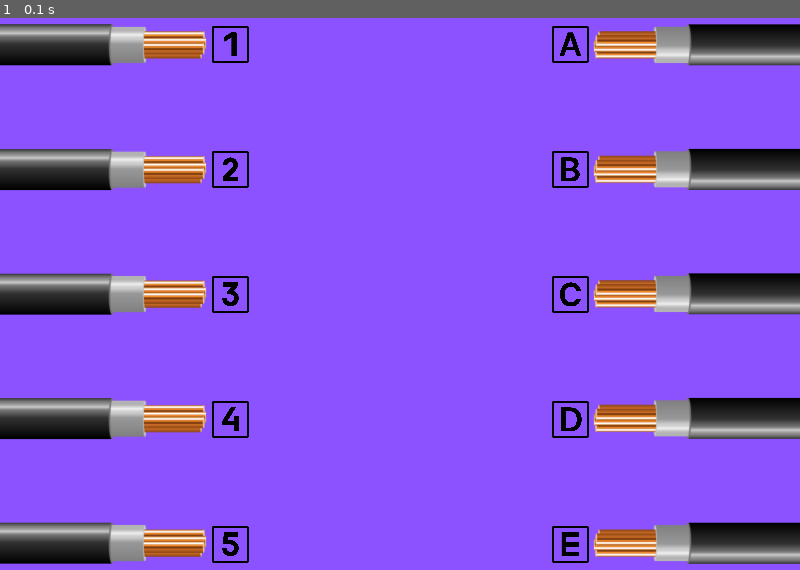
Above: before the commit, frame 1.
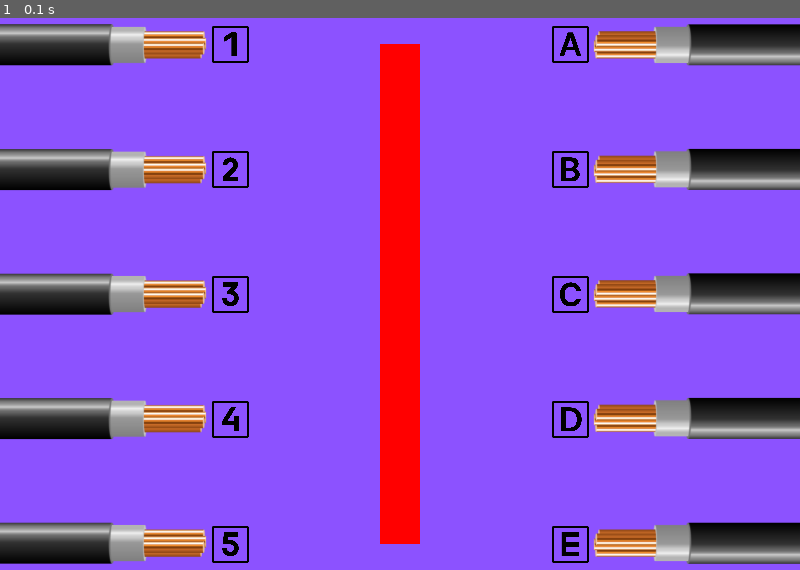
Above: after the commit, the same moment.

Repository: Moon-suny/projet_info_Becile
Game: pygame game, started from Jeu1/Main_Jeu_1.py
Same seed, same stepped clock (60 frames per second), same inputs: the game is played once before the commit and once after it.
Inputs:
- Up to frame 1 (0.1 s): no input

The runs differ from the first frame. In frame 1, 4.5% of the frame differs, in the area x 47-53%, y 4-96%.

Commit message:
Ajout de la fonction de dessin de la barre de progression dans lib et intégration dans le jeu 1

Diff:
--- a/Jeu1/Main_Jeu_1.py
+++ b/Jeu1/Main_Jeu_1.py
@@ -1,6 +1,6 @@
 import pygame
 import sys
-from lib_jeu1_pygame import create_button, check_button_clicked, check_response, DEFAULT_BUTTON_COLOR
+from lib_jeu1_pygame import create_button, check_button_clicked, check_response, draw_progress_bar, DEFAULT_BUTTON_COLOR
 
 # Initialisation de Pygame
 pygame.init()
@@ -14,6 +14,10 @@
 fond = pygame.image.load("Jeu1/Fond_Screen/Fond_screen_cable_jeu_1.png")
 fond = pygame.transform.scale(fond, (window_size))
 fond = fond.convert()
+
+# Couleur
+vert = (0, 255, 0)
+rouge = (255, 0, 0)
 
 # position a droite de l'écran
 pos_1 = (190, 20, 0, 0)
@@ -103,12 +107,12 @@
     },
 ]
 
-# liste de validation des reponses
-Liste_reponse = ["A", "B", "C", "D", "E"]
-
 # variables de stockage des boutons cliqués
 First_button_use = None
 Second_button_use = None
+
+# liste de validation des reponses
+Liste_reponse = ["A", "B", "C", "D", "E"]
 
 # variables de stockage des réponses
 Rep_give = set()
@@ -149,10 +153,10 @@
                             print("Deuxième bouton cliqué :", Second_button_use)
 
                             # Vérifier si les boutons cliqués correspondent à la réponse
-                            if check_response(First_button_use, Second_button_use, Liste_reponse) is True:
+                            if check_response(First_button_use, Second_button_use, Liste_reponse) is True: # is true remplace ici == True
 
                                 ## Vérifier si la réponse n'a pas déjà été donnée et ajouter à la liste si ce n'est pas le cas
-                                if (First_button_use + Second_button_use) and (Second_button_use + First_button_use) not in Rep_give:
+                                if ((First_button_use + Second_button_use) and (Second_button_use + First_button_use)) not in Rep_give: # not in Rep_give remplace
                                     Rep_give.add(First_button_use + Second_button_use)
 
                             # Réinitialiser les boutons pour un nouveau tour
@@ -161,6 +165,7 @@
                             waiting_for_second_click = False
 
                             print("Réponse donnée :", Rep_give)
+
 
         # Remplir l'écran avec une couleur de fond
         screen.blit(fond, (0, 0))
@@ -177,6 +182,9 @@
                 button_color=button.get("button_color", DEFAULT_BUTTON_COLOR)
             )
 
+        # Calcul et dessiner la barre de progression
+        draw_progress_bar(screen, len(Rep_give), len(Liste_reponse), 380, 50, 40, 500, rouge, vert)
+
         # Mettre à jour l'affichage
         pygame.display.flip()
 
--- a/Jeu1/lib_jeu1_pygame.py
+++ b/Jeu1/lib_jeu1_pygame.py
@@ -111,3 +111,30 @@
 
     print("Réponse incorrecte !")
     return False
+
+################################################################################
+#                Fonctions de gestion de la barre de progression
+################################################################################
+
+def draw_progress_bar(screen, current_progress, total_progress, x, y, width, height, color_1= (255, 0, 0), color_2=(0, 255, 0)):
+    """
+    Dessine une barre de progression.
+
+    :param screen: Surface Pygame sur laquelle dessiner la barre.
+    :param current_progress: Progression actuelle (nombre de réponses correctes).
+    :param total_progress: Progression totale (nombre total de réponses).
+    :param x: Coordonnée x de la position de la barre.
+    :param y: Coordonnée y de la position de la barre.
+    :param width: Largeur de la barre.
+    :param height: Hauteur totale de la barre.
+    :param color_1: Couleur de la barre de fond (rouge).
+    :param color_2: Couleur de la barre de remplissage (vert).
+    """
+    # Dessiner la barre de chargement rouge (fond)
+    pygame.draw.rect(screen, color_1, (x, y, width, height))
+
+    # Calculer la hauteur de la barre verte
+    hauteur_verte = height * current_progress / total_progress
+
+    # Dessiner la barre de chargement verte (remplissage)
+    pygame.draw.rect(screen, color_2, (x, y + height - hauteur_verte, width, hauteur_verte))
